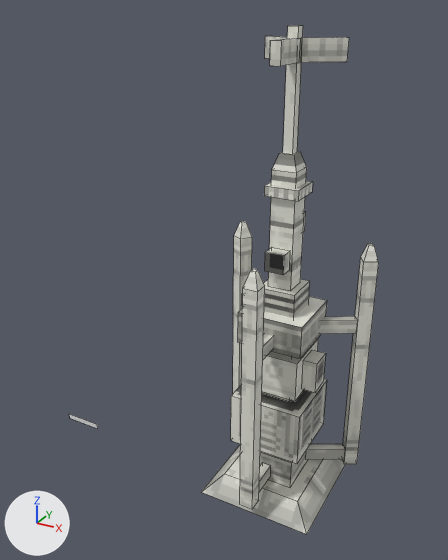
A saved change to the Blender file resources/models/Blocks/Vaporators/MoistureVaporator.blend.
Rendered twice from a 50 mm lens placed at (4.53, -10.8, 10.19), pointed at (-0.87, -0.99, 5.29). The axes (+X, +Y, +Z) are drawn at lower left. The lights are the same throughout. Mesh edges are drawn as thin lines.
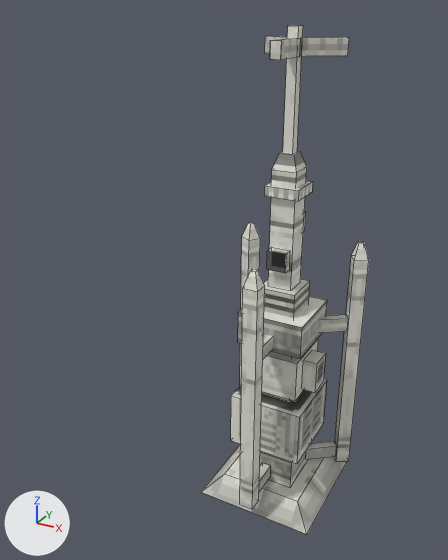
Commit message: finalised vaporator scaledown

Boxes (x1, y1, x2, y2) around the edits, measured in the pictures (448 x 560 px; the box of a moved part takes in the faces that stretch with it):
```json
{"object": "Cube.004", "change": "reshaped", "before": [202, 25, 379, 534], "after": [202, 25, 369, 534]}
{"object": "Plane", "change": "deleted", "before": [69, 414, 98, 429]}
{"part": 1, "of": "me_cube_004", "change": "moved or reshaped", "before": [343, 243, 379, 464], "after": [335, 242, 369, 462]}
{"part": 2, "of": "me_cube_004", "change": "moved or reshaped", "before": [233, 221, 252, 393], "after": [240, 223, 260, 385]}
{"part": 3, "of": "me_cube_004", "change": "moved or reshaped", "before": [265, 36, 349, 66], "after": [265, 36, 349, 60]}
{"part": 4, "of": "me_cube_004", "change": "moved or reshaped", "before": [320, 316, 358, 334], "after": [321, 314, 348, 333]}
{"part": 5, "of": "me_cube_004", "change": "moved or reshaped", "before": [306, 444, 345, 460], "after": [306, 441, 337, 460]}
```

Edits to the scene script, one JSON object a line:
```json
{"block": "me_cube_004", "where": "me_cube_004.from_pydata(...)  # 346 vertices, 158 faces; spans x -1.65..1.65, y -1.58..1.3, z 0.0..9.9"}
{"block": "me_cube_004", "where": "# used by ob_cube_004; location = (0.0, 0.0, 0.0)"}
{"block": "me_cube_004", "where": "# before: 314 (1.37, 0.77, 0.5) at pixel (344, 459), 317 (1.27, 0.94, 0.5), 318 (1.37, 0.77, 0.8) at pixel (345, 449), 321 (1.27, 0.94, 0.8) at pixel (343, 443)"}
{"block": "me_cube_004", "change": "me_cube_004 part 1: the loose piece of 12 vertices spanning x 1.25..1.65, y 0.74..1.14, z 0.39..5.82 is moved by (-0.2, 0.0, 0.0)"}
{"block": "me_cube_004", "change": "me_cube_004 part 2: the loose piece of 12 vertices spanning x -1.65..-1.25, y 0.75..1.15, z 0.39..5.82 is moved by (0.2, 0.0, 0.0)"}
{"block": "me_cube_004", "change": "me_cube_004 part 3: all 20 vertices in x -0.81..0.81, y -0.85..0.68, z 9.3 are moved by (0.0, 0.0, 0.1)"}
{"block": "me_cube_004", "change": "me_cube_004 part 4: all 4 vertices in x 1.27..1.37, y 0.77..0.94, z 3.85..4.15 are moved by (-0.2, 0.0, 0.0)"}
{"block": "me_cube_004", "change": "me_cube_004 part 5"}
{"op": "add", "block": "me_cube_004", "code": "for i in [314, 317, 318, 321]: me_cube_004.vertices[i].co += Vector((-0.2, 0.0, 0.0))"}
{"op": "remove", "block": "ob_plane", "code": ["ob_plane = bpy.data.objects.new('Plane', me_plane)", "ob_plane.location = (-6.55, -3.4, 6.45)", "ob_plane.rotation_euler = (1.571, 0.0, 0.0)  # degrees (90, 0, 0)"]}
```
